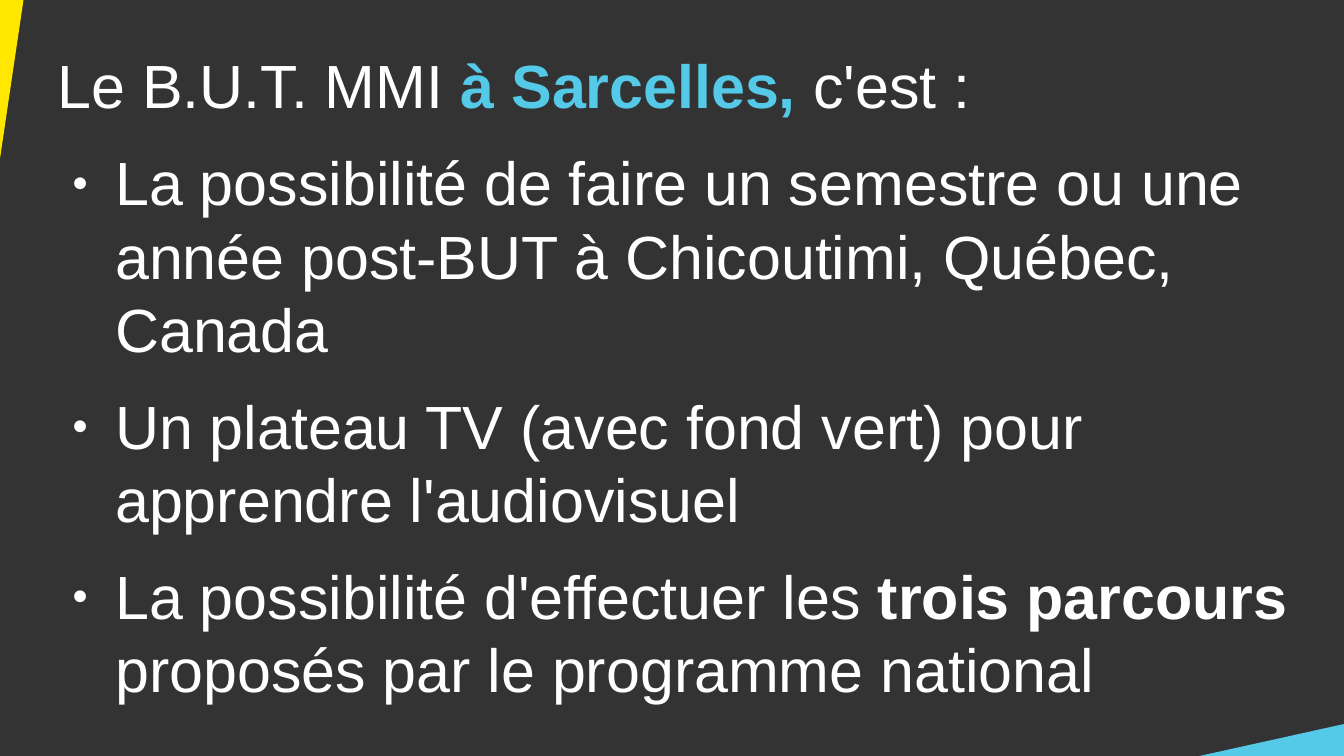
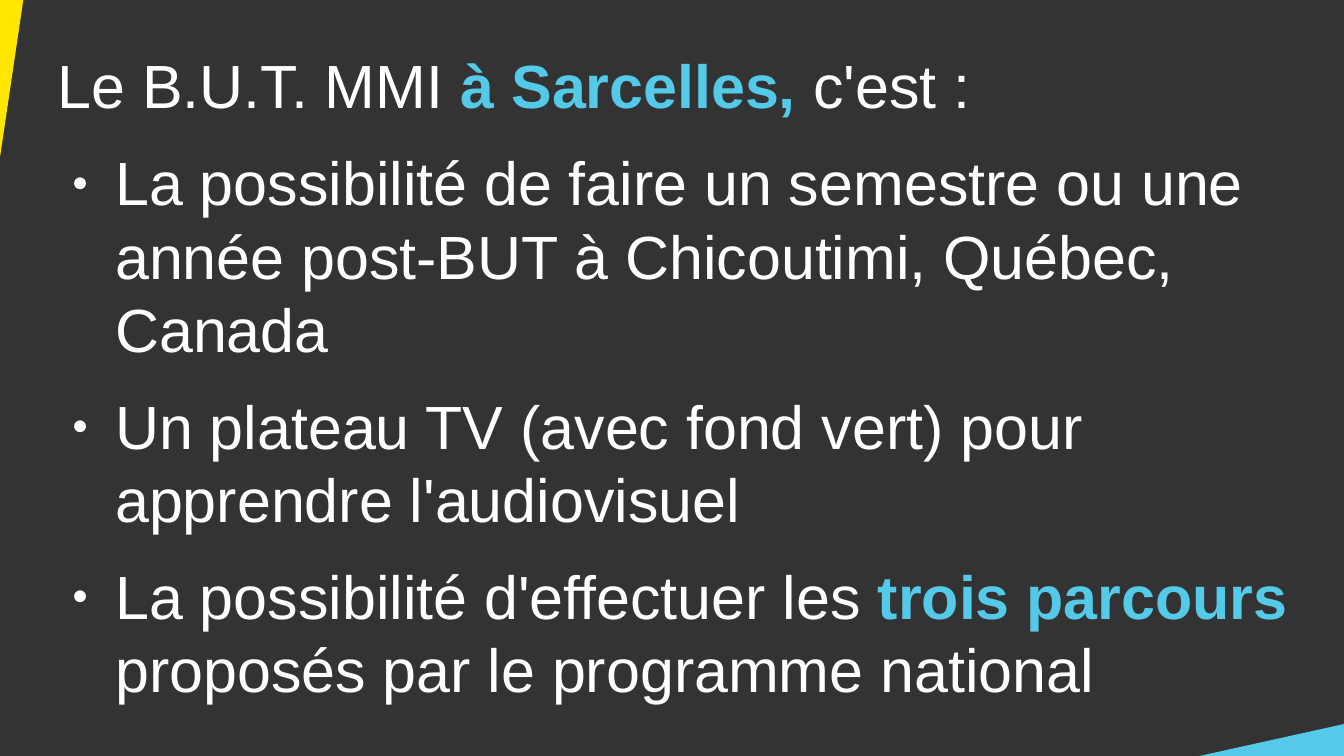
Before and after one commit to DanYellow/cours, a slide deck: slide 25 of presentation-formation-mmi/presentation.odp. Drawn at 1344x756 pixels with LibreOffice and Linux fonts; fonts in the diff are those of the drawing. Boxes give left, top, right and bottom in pixels: in the first picture for what was removed or moved away, otherwise in the second. Text is boxed around its words. In the diff, an @@ line names an element or a change of style, - is before the commit and + after.

```diff
--- a/presentation-formation-mmi/presentation.odp
+++ b/presentation-formation-mmi/presentation.odp
@@ text at (x1=115, y1=574, x2=1288, y2=703): text colour #FFFFFF to #54C9E8 in "trois parcours" @@
```
Also in this commit, not shown: 9 other slides changed, 8 other files.
